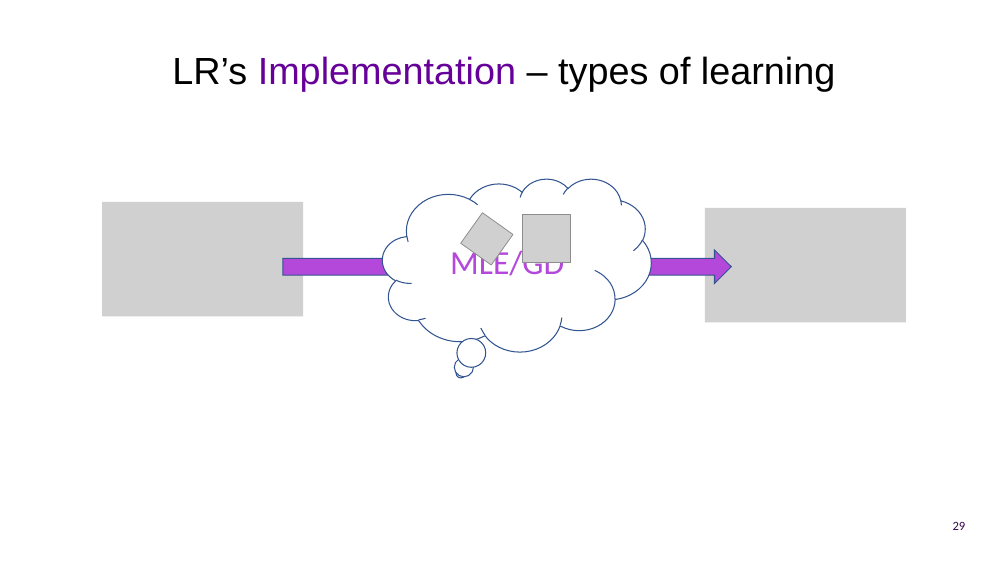
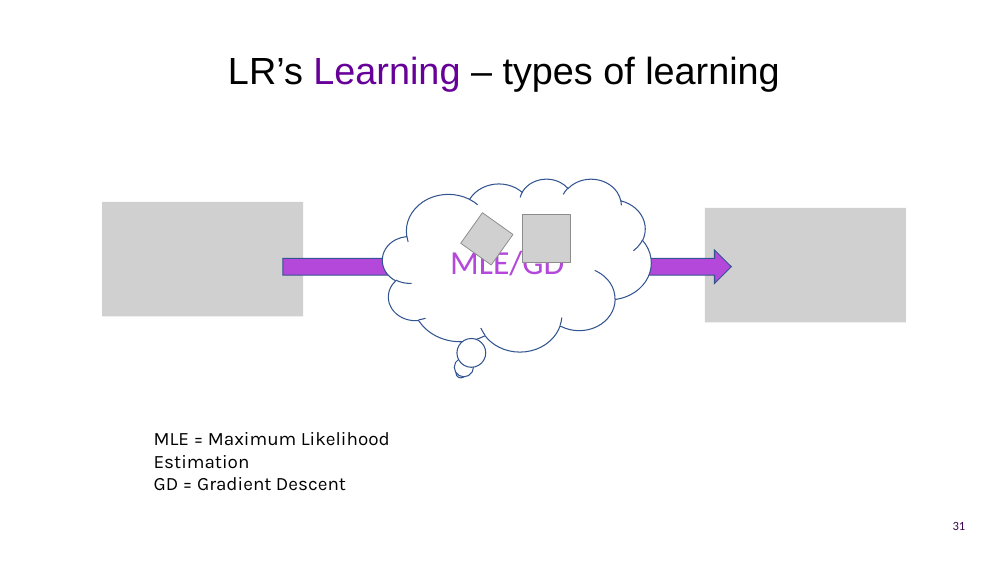
Before and after one commit to UOMDSS/workshops-2022-2023, a slide deck: slide 31 of semester-1/Week-7-EEG-Feeling-Emotions-Logistic-Regression/presentation.pptx (slide 29 before the commit). Drawn at 1008x567 pixels with LibreOffice and Linux fonts; fonts in the diff are those of the drawing; grey boxes stand for pictures; background and template pictures are left out. Boxes give left, top, right and bottom in pixels: in the first picture for what was removed or moved away, otherwise in the second. Text is boxed around its words. In the diff, an @@ line names an element or a change of style, - is before the commit and + after.

```diff
--- a/semester-1/Week-7-EEG-Feeling-Emotions-Logistic-Regression/presentation.pptx
+++ b/semester-1/Week-7-EEG-Feeling-Emotions-Logistic-Regression/presentation.pptx
@@ title at <box>228,56,779,92</box>: text changed @@
-LR’s Implementation – types of learning
+LR’s Learning – types of learning
@@ text added at <box>154,432,390,491</box>, 18 pt, text #000000 @@
+MLE = Maximum Likelihood Estimation
+GD = Gradient Descent
@@ page number at <box>953,522,966,530</box>: text changed @@
-29
+31
```
Also in this commit, not shown: 28 other slides changed, 4 slides added, 2 slides removed, 1 other file.
